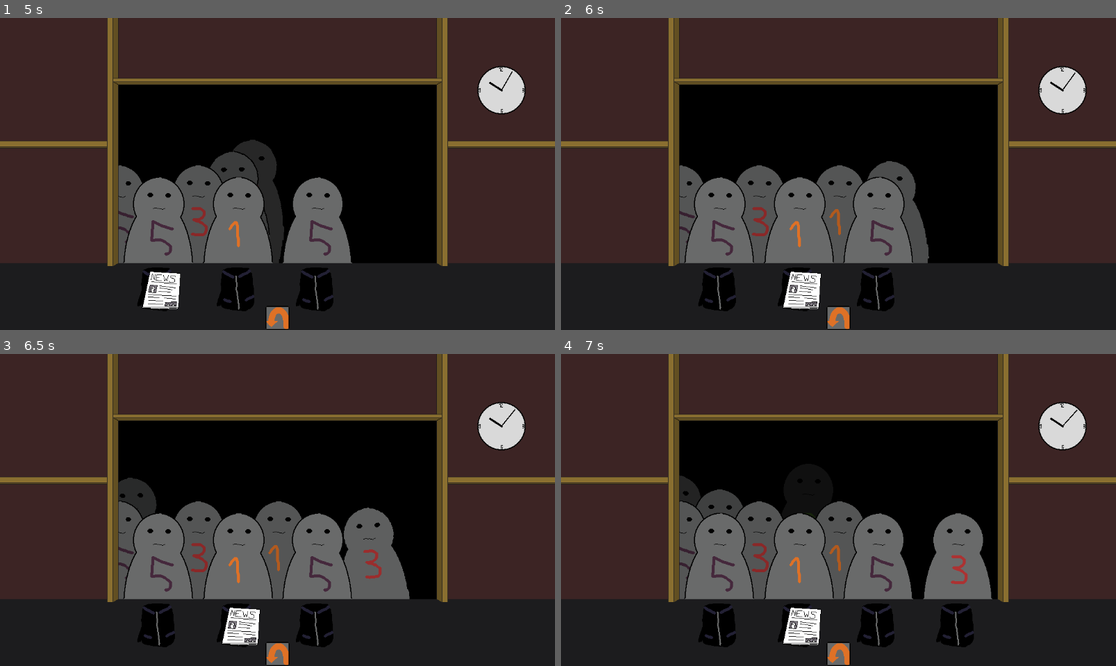
Above: before the commit, frames 1-4 (two rows, left to right).
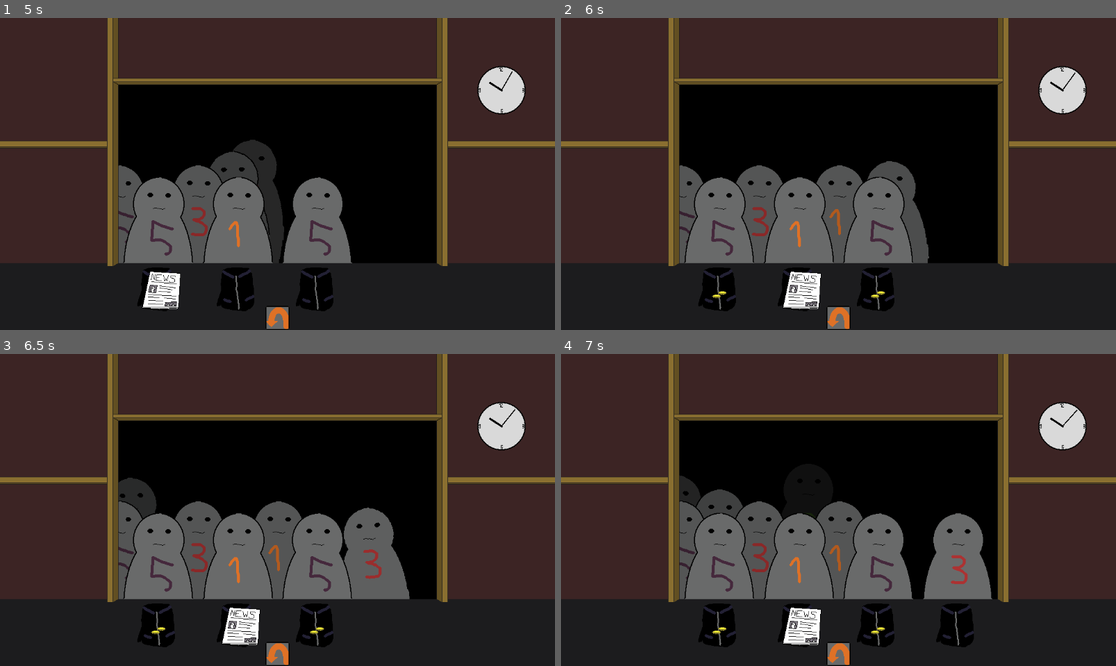
Above: after the commit, the same moments.

Repository: Reicher/cloakroom
Game: Godot game, scene res://scenes/game.tscn
Same seed, same stepped clock (60 frames per second), same inputs: the game is played once before the commit and once after it.
Inputs (mouse positions are in pixels of both pictures, inside the frame that each line leads up to):
- Up to frame 1 (5 s): click (277, 317) at 0.5 s; click (277, 317) at 1.25 s; click (277, 317) at 2 s; tap Enter at 2.75 s; move the mouse to (122, 108) at 2.77 s; click (122, 108) at 2.92 s; move the mouse to (488, 283) at 3.52 s; click (488, 283) at 3.67 s; move the mouse to (160, 286) at 4.27 s; click (160, 286) at 4.42 s
- Up to frame 2 (6 s): move the mouse to (877, 286) at 5.02 s; click (877, 286) at 5.17 s; move the mouse to (799, 286) at 5.77 s; click (799, 286) at 5.92 s
- Up to frame 3 (6.5 s): no input
- Up to frame 4 (7 s): move the mouse to (799, 622) at 6.52 s; click (799, 622) at 6.67 s

Frame 1 is identical in both runs. In frame 2, less than 0.1% of the frame differs, in the area x 27-59%, y 87-90%; in frame 3, less than 0.1%; in frame 4, less than 0.1%.

Commit message:
Removed the ugly autoload singelton hand
now a nice hand i root

Diff:
--- a/project.godot
+++ b/project.godot
@@ -15,10 +15,6 @@
 config/features=PackedStringArray("4.3", "Forward Plus")
 config/icon="res://icon.svg"
 
-[autoload]
-
-Hand="*res://scripts/hand.gd"
-
 [input]
 
 pickup={
--- a/scenes/game.tscn
+++ b/scenes/game.tscn
@@ -1,9 +1,10 @@
-[gd_scene load_steps=5 format=3 uid="uid://bdbt5hu1upy2k"]
+[gd_scene load_steps=6 format=3 uid="uid://bdbt5hu1upy2k"]
 
 [ext_resource type="Script" path="res://scripts/game.gd" id="1_wby8c"]
 [ext_resource type="PackedScene" uid="uid://dxbjg1hsqysrg" path="res://scenes/counterView.tscn" id="2_2qaat"]
 [ext_resource type="PackedScene" uid="uid://vc34ay23a4hy" path="res://scenes/backRoom.tscn" id="3_lcbh3"]
 [ext_resource type="Texture2D" uid="uid://c5w6kmf4sou21" path="res://assets/image/turn.png" id="4_mi7fi"]
+[ext_resource type="Script" path="res://scripts/hand.gd" id="5_anlus"]
 
 [node name="Game" type="Node2D"]
 script = ExtResource("1_wby8c")
@@ -40,4 +41,7 @@
 grow_vertical = 0
 texture_normal = ExtResource("4_mi7fi")
 
+[node name="Hand" type="Node2D" parent="."]
+script = ExtResource("5_anlus")
+
 [connection signal="pressed" from="MarginContainer/TextureButton" to="." method="_on_texture_button_pressed"]
--- a/scripts/game.gd
+++ b/scripts/game.gd
@@ -2,6 +2,7 @@
 
 @onready var counter_view = $CounterView
 @onready var backroom = $Backroom
+@onready var hand = $Hand
 
 var active_view: Node2D = counter_view
 
@@ -13,12 +14,13 @@
 var elapsed_time = 0
 
 func _ready():
-	Hand.pick.connect(_on_pick)
-
 	for i in range(total_guests):
 		var guest = guestScene.instantiate()
 
+		# Ugly connections
+		guest.dropItem.connect(hand.add_pickable)
 		counter_view.add_guest(guest)
+		hand.add_surface(guest.surface)
 
 		# Night data should be some sort of struct
 		guest.notify_opening_hours(0, night_duration)
@@ -26,10 +28,6 @@
 func _on_item_dropped(item: Node2D):
 	item.move_to_parent(self)
 
-func _on_pick(item: Node2D):
-	item.position = Vector2.ZERO
-	item.move_to_parent(self)
-
 func _on_texture_button_pressed() -> void:
 	# Toggle view between counter and backroom
 	counter_view.visible = !counter_view.visible
--- a/scripts/guest.gd
+++ b/scripts/guest.gd
@@ -10,6 +10,8 @@
 
 @onready var arriving = $ArrivalTimer
 @onready var leaving = $LeaveTimer
+
+@onready var surface = $Surface
 
 var speed : int = 150 + (randi() % 150)
 var tween : Tween = null
@@ -38,7 +40,7 @@
 	arriving.timeout.connect(_set_state.bind(State.ARRIVING))
 
 	leaving.start(float((night_duration/2) + randi() % (night_duration/2)))
-	print("I will arrive at "+ str(arriving.get_wait_time()) + " and leave at " + str(leaving.get_wait_time()))
+	#print("I will arrive at "+ str(arriving.get_wait_time()) + " and leave at " + str(leaving.get_wait_time()))
 
 func _set_state(new_state: State):
 	# What to do when entering a state
@@ -48,14 +50,14 @@
 		State.WAITING_FOR_PICKUP:
 			belonging.visible = true
 			dropItem.emit(belonging)
-			belonging.picked.connect(_set_state.bind(State.WAITING_FOR_TICKET))
+			belonging.picked.connect(_belonging_dropped)
 		State.WAITING_FOR_DROPOFF:
 			ticket.visible = true
 			dropItem.emit(ticket)
 		State.WAITING_FOR_TICKET:
 			money.visible = true
 			dropItem.emit(money)
-			belonging.picked.disconnect(_set_state.bind(State.WAITING_FOR_TICKET))
+			belonging.picked.disconnect(_belonging_dropped)
 		State.IN_CLUB:
 			if leaving.is_stopped():
 				going_to_queue.emit(self)
@@ -66,12 +68,15 @@
 
 	state = new_state
 
+func _belonging_dropped(item: Node2D):
+	_set_state(State.WAITING_FOR_TICKET)
+
 func _on_leave_timer_timeout() -> void:
 	if state == State.IN_CLUB:
 		going_to_queue.emit(self)
 	elif self.is_ancestor_of(belonging): # My jacket is allready on
 		_set_state(State.LEAVING)
-	elif $Surface.contains(belonging):
+	elif surface.contains(belonging):
 		belonging.move_to_parent(self)
 		_set_state(State.LEAVING)
 
--- a/scripts/hand.gd
+++ b/scripts/hand.gd
@@ -1,32 +1,32 @@
-extends Node
-
-signal pick(item: Node2D)
+extends Node2D
 
 var held_belonging: Node2D = null
-var position : Vector2 = Vector2.ZERO
 
 # Used for detecting valid places to drop items
 var surfaces: Array = []
 
-# Detect right mouse button clicks (Should be able to pick up stuff as well?)
-func _input(event):
-	if event is InputEventMouseButton and event.button_index == MOUSE_BUTTON_RIGHT \
-		and event.pressed and held_belonging:
-		if _drop_item(held_belonging):
-			held_belonging.carried = false
-			held_belonging = null
+func _ready() -> void:
+	# Loop over all pickable objects in the "pickable" group
+	for pickable in get_tree().get_nodes_in_group("pickable"):
+		if pickable.has_signal("picked"):  # Ensure it has the signal
+			add_pickable(pickable)
+
+	for surface in get_tree().get_nodes_in_group("surface"):
+		add_surface(surface)
+
+func add_pickable(item: Node2D):
+	item.picked.connect(pick_up_item)
+
+func add_surface(surface: Node2D):
+	surfaces.append(surface)
 
 func pick_up_item(item: Node2D):
 	if held_belonging:
 		print("Allready holding something")
 	else:
+		item.move_to_parent(self)
 		held_belonging = item
 		item.carried = true
-		pick.emit(item)
-
-func add_surface_for_dropping(surface: Area2D):
-	if surface not in surfaces:
-		surfaces.append(surface)
 
 func _drop_item(item: Node2D):
 	var affected_surfaces = []
@@ -43,8 +43,13 @@
 
 	return true
 
+func _input(event):
+	if event is InputEventMouseButton and event.button_index == MOUSE_BUTTON_RIGHT \
+		and event.pressed and held_belonging:
+		if _drop_item(held_belonging):
+			held_belonging.carried = false
+			held_belonging = null
+
 # Update held item's position to follow the mouse
 func _process(delta):
 	position = get_viewport().get_mouse_position()
-	if held_belonging:
-		held_belonging.position = position
--- a/scripts/pickable_item.gd
+++ b/scripts/pickable_item.gd
@@ -1,8 +1,7 @@
 extends Node2D
 
-signal picked
+signal picked(item: Node2D)
 var carried: bool = false
-var belongs_to : Node2D = null
 
 @onready var area: Area2D = $Area2D
 
@@ -21,7 +20,5 @@
 
 func _on_area_2d_input_event(viewport: Node, event: InputEvent, shape_idx: int) -> void:
 	if event is InputEventMouseButton and event.pressed:
-		if event.button_index == MOUSE_BUTTON_LEFT and not carried:
-			Hand.pick_up_item(self)
-			if carried:
-				picked.emit()
+		if event.button_index == MOUSE_BUTTON_LEFT:
+			picked.emit(self)
--- a/scripts/surface.gd
+++ b/scripts/surface.gd
@@ -5,7 +5,7 @@
 @export var can_hold_items = false # Should this surface be the parent of the item?
 
 func _ready() -> void:
-	Hand.add_surface_for_dropping(self)
+	add_to_group("surface")
 
 func item_dropped(item: Node2D):
 	item_added.emit(item)
